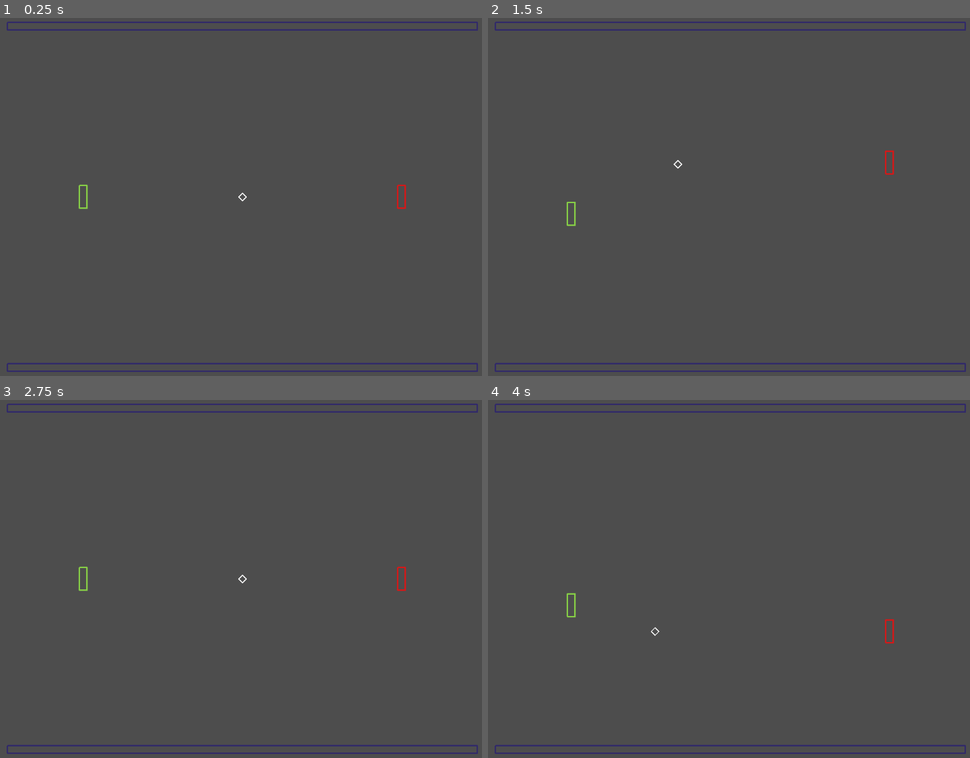
Above: before the commit, frames 1-4 (two rows, left to right).
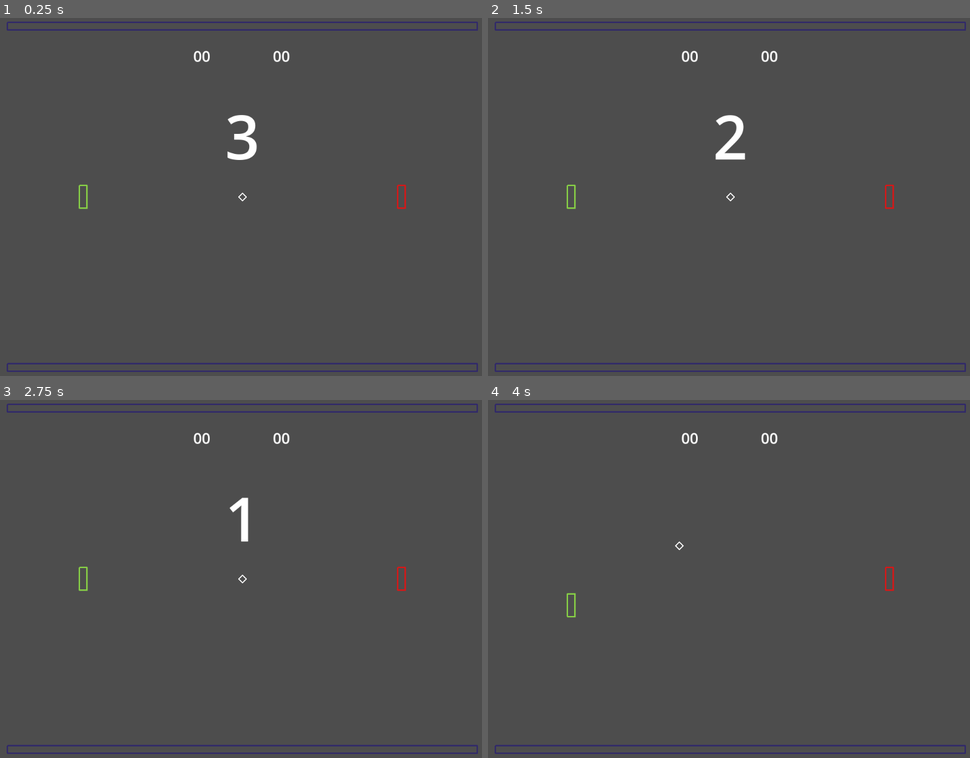
Above: after the commit, the same moments.

Repository: RoiCas/pomg69
Game: Godot game, scene res://managers/game_manager/game_manager.tscn
The game is run twice, just before and just after one commit, with the same random seed, the same clock (stepped at 60 frames per second) and the same inputs.
Inputs:
- Up to frame 1 (0.25 s): no input
- Up to frame 2 (1.5 s): tap Enter (ui_accept) at 0.5 s; hold Enter (ui_accept) 0.53-1.28 s; tap S (Y_NEG) at 1.35 s
- Up to frame 3 (2.75 s): tap Enter (ui_accept) at 1.52, 1.55, 1.82 s; hold Enter (ui_accept) from 2.03 s (still down); tap W (Y_POS) at 2.1 s
- Up to frame 4 (4 s): release Enter (ui_accept) at 2.78 s; tap Enter (ui_accept) at 2.85, 3.02, 3.32 s; hold Enter (ui_accept) from 3.53 s (still down); tap S (Y_NEG) at 3.6 s

The runs differ from the first frame. In frame 1, 0.5% of the frame differs, in the area x 40-61%, y 9-40%; in frame 2, 0.7%, in the area x 16-85%, y 9-59%; in frame 3, 0.4%; in frame 4, 0.3%.

Commit message:
Cambios varios

Diff:
--- a/actors/ball/ball.gd
+++ b/actors/ball/ball.gd
@@ -3,6 +3,7 @@
 
 
 const _INIT_SPEED : float = Common.UNIT_SIZE * 8.5
+const _SPEED_INCREMENT_PERCENT : float = 0.015
 
 #Solo se define una vez. Al inicio
 @onready var _init_pos : Vector2 = self.global_position
@@ -13,15 +14,11 @@
     _move_dir = val.normalized()
 
 
-func _unhandled_input(event: InputEvent) -> void:
-  if(event.is_action_pressed("ui_accept") == true):
-    _move_dir = Vector2.LEFT
-    reset_speed()
-
-
 func _ready() -> void:
   GameManager.game_manager.round_end.connect(on_round_end)
   GameManager.game_manager.round_start.connect(on_round_start)
+  GameManager.game_manager.game_end.connect(on_game_end)
+  reset_ball()
 
 
 func _physics_process(delta: float) -> void:
@@ -78,17 +75,23 @@
 
 func bounce_ball(new_dir: Vector2) -> void:
   _move_dir = new_dir
+  _current_speed += _current_speed * _SPEED_INCREMENT_PERCENT
 
 
-func reset_speed() -> void:
+func reset_ball() -> void:
   _current_speed = _INIT_SPEED
+  _move_dir = Vector2.ZERO
+  global_position = _init_pos
 
 
 func on_round_start() -> void:
-  pass
+  visible = true
+  _move_dir = Vector2.LEFT
 
 
 func on_round_end() -> void:
-  reset_speed()
-  _move_dir = Vector2.ZERO
-  global_position = _init_pos
+  reset_ball()
+
+func on_game_end() -> void:
+  reset_ball()
+  visible = false
--- a/actors/enemy/enemy.gd
+++ b/actors/enemy/enemy.gd
@@ -1,7 +1,18 @@
 class_name Enemy
 extends Paddle
 
+@export_category("VARS")
+@export_range(1, 6, 1, "suffix:UNITS") var _check_range : int = 5
+
 var _target_ball : Ball = null
+
+
+func _ready() -> void:
+  if(Engine.is_editor_hint() == true):
+    set_physics_process(false)
+    return
+
+  super._ready()
 
 
 func _physics_process(delta: float) -> void:
@@ -15,6 +26,15 @@
 func chase_ball(delta: float) -> void:
   assert(_target_ball != null, "Missing target ball")
 
-  var mov_dir : int = int(signf(_target_ball.global_position.y - global_position.y))
+  var ball_pos_diff : float = _target_ball.global_position.y - global_position.y
+  var dist_to_ball : float = absf(ball_pos_diff)
+  var mov_dir : int = 0
+
+  var vert_rect_size : float = _paddle_collider.get_rect_size().y
+  var ball_is_far : bool = absf(_target_ball.global_position.x - global_position.x) > (_check_range * Common.UNIT_SIZE)
+
+  if(dist_to_ball > vert_rect_size / 2.0 && ball_is_far == false):
+    mov_dir = int(signf(ball_pos_diff))
+
 
   move_paddle(mov_dir, delta)
--- a/actors/enemy/enemy.tscn
+++ b/actors/enemy/enemy.tscn
@@ -8,6 +8,7 @@
 
 [node name="Enemy" instance=ExtResource("1_jqx28")]
 script = ExtResource("2_r6xaq")
+_check_range = 5
 
 [node name="Line2D" type="Line2D" parent="." index="0"]
 points = PackedVector2Array(-8, -24, 8, -24, 8, 24, -8, 24)
--- a/actors/paddle/paddle.gd
+++ b/actors/paddle/paddle.gd
@@ -2,7 +2,7 @@
 extends CharacterBody2D
 
 @export_category("REQUIRED")
-@export var _paddle_collider : PaddleCollider = null
+@export var _paddle_collider : PaddleCollider
 
 @export_category("VARS")
 ##UNIDADES / SEG
@@ -10,6 +10,8 @@
 @export_range(0.01, 1.0, 0.01, "or_greater", "suffix:secs") var _accel_secs : float = 0.12
 
 @onready var _init_pos : Vector2 = self.global_position
+
+var _can_move : bool = false
 
 ##Override.
 ##Se debe hacer super._ready() si se vuelve a implementar.
@@ -19,6 +21,9 @@
 
 
 func move_paddle(move_dir: int, delta: float) -> void:
+  if(_can_move == false):
+    return
+
   velocity.y += (((move_dir * _speed * Common.UNIT_SIZE) - velocity.y) / _accel_secs) * delta
   var collision : KinematicCollision2D = move_and_collide(velocity * delta)
   if(collision != null):
@@ -32,9 +37,10 @@
 
 
 func on_round_start() -> void:
-  pass
+  _can_move = true
 
 
 func on_round_end() -> void:
   global_position = _init_pos
   reset_velocity()
+  _can_move = false
--- a/actors/paddle/paddle_collider/paddle_collider.gd
+++ b/actors/paddle/paddle_collider/paddle_collider.gd
@@ -5,7 +5,7 @@
 const _MAX_PADDLE_SPEED : float = Common.UNIT_SIZE * 6.5
 
 @export_category("REQUIRED")
-@export var _coll_shape : CollisionShape2D = null
+@export var _coll_shape : CollisionShape2D
 
 @export_category("VARS")
 @export var _rect_size : Vector2i = Vector2i(16, 16):
--- /dev/null
+++ b/interface/end_message/end_message.gd
@@ -0,0 +1,42 @@
+class_name EndMessage
+extends CenterContainer
+
+signal restart_request()
+
+enum END_STATE {
+  WIN = 0,
+  LOSE = 1,
+}
+
+@export_category("REQUIRED")
+@export var _end_label : Label
+@export var _exit_button : Button
+@export var _replay_button : Button
+
+
+func _ready() -> void:
+  _exit_button.pressed.connect(on_exit_pressed)
+  _replay_button.pressed.connect(on_replay_pressed)
+
+  visible = false
+
+
+func show_message(state: END_STATE) -> void:
+  match state:
+    END_STATE.WIN:
+      _end_label.text = "¡VICTORIA!"
+    END_STATE.LOSE:
+      _end_label.text = "QUE MAL..."
+    _:
+      assert(false, "Invalid state")
+
+  visible = true
+
+
+func on_exit_pressed() -> void:
+  get_tree().quit()
+
+func on_replay_pressed() -> void:
+  #TODO: Hacer el restart
+  restart_request.emit()
+  visible = false
--- /dev/null
+++ b/interface/end_message/end_message.tscn
@@ -0,0 +1,40 @@
+[gd_scene load_steps=3 format=3 uid="uid://cwlqlssgprck0"]
+
+[ext_resource type="Script" uid="uid://o2es702ykf7v" path="res://interface/end_message/end_message.gd" id="1_1vqpg"]
+
+[sub_resource type="LabelSettings" id="LabelSettings_1x7d6"]
+font_size = 64
+
+[node name="EndMessage" type="CenterContainer" node_paths=PackedStringArray("_end_label", "_exit_button", "_replay_button")]
+offset_right = 40.0
+offset_bottom = 40.0
+use_top_left = true
+script = ExtResource("1_1vqpg")
+_end_label = NodePath("VBoxContainer/EndLabel")
+_exit_button = NodePath("VBoxContainer/HBoxContainer/ExitButton")
+_replay_button = NodePath("VBoxContainer/HBoxContainer/ReplayButton")
+
+[node name="VBoxContainer" type="VBoxContainer" parent="."]
+layout_mode = 2
+
+[node name="EndLabel" type="Label" parent="VBoxContainer"]
+layout_mode = 2
+text = "ESKIBIDI"
+label_settings = SubResource("LabelSettings_1x7d6")
+horizontal_alignment = 1
+vertical_alignment = 1
+
+[node name="HBoxContainer" type="HBoxContainer" parent="VBoxContainer"]
+custom_minimum_size = Vector2(0, 64)
+layout_mode = 2
+size_flags_horizontal = 4
+size_flags_vertical = 3
+alignment = 1
+
+[node name="ExitButton" type="Button" parent="VBoxContainer/HBoxContainer"]
+layout_mode = 2
+text = "SALIR"
+
+[node name="ReplayButton" type="Button" parent="VBoxContainer/HBoxContainer"]
+layout_mode = 2
+text = "OTRA"
--- /dev/null
+++ b/interface/round_start_counter/round_start_counter.gd
@@ -0,0 +1,33 @@
+class_name RoundStartCounter
+extends CenterContainer
+
+signal count_end()
+
+@export_category("REQUIRED")
+@export var _time_label : Label
+@export var _start_timer : Timer
+
+@export_category("VARS")
+@export_range(1, 5, 1, "or_greater", "suffix:SECS") var _count_time : int = 3
+
+func _ready() -> void:
+  _start_timer.timeout.connect(on_start_timer_timeout)
+
+
+func start_counter() -> void:
+  _start_timer.start(_count_time)
+  visible = true
+
+
+func on_start_timer_timeout() -> void:
+  count_end.emit()
+  visible = false
+
+
+func _process(_delta: float) -> void:
+  if(_start_timer.is_stopped() == false):
+    _time_label.text = secs_to_string(_start_timer.time_left)
+
+
+func secs_to_string(secs: float) -> String:
+  return str(int(secs + 1))
--- /dev/null
+++ b/interface/round_start_counter/round_start_counter.tscn
@@ -0,0 +1,24 @@
+[gd_scene load_steps=3 format=3 uid="uid://kltnt0m0xwoa"]
+
+[ext_resource type="Script" uid="uid://bdaamqocknvym" path="res://interface/round_start_counter/round_start_counter.gd" id="1_kh0u6"]
+
+[sub_resource type="LabelSettings" id="LabelSettings_i7yek"]
+font_size = 128
+
+[node name="RoundStartCounter" type="CenterContainer" node_paths=PackedStringArray("_time_label", "_start_timer")]
+offset_right = 40.0
+offset_bottom = 40.0
+use_top_left = true
+script = ExtResource("1_kh0u6")
+_time_label = NodePath("TimeLabel")
+_start_timer = NodePath("StartTimer")
+
+[node name="TimeLabel" type="Label" parent="."]
+layout_mode = 2
+text = "3"
+label_settings = SubResource("LabelSettings_i7yek")
+horizontal_alignment = 1
+vertical_alignment = 1
+
+[node name="StartTimer" type="Timer" parent="."]
+one_shot = true
--- /dev/null
+++ b/interface/score_manager/score_manager.gd
@@ -0,0 +1,55 @@
+class_name ScoreManager
+extends Control
+
+enum WINNER_TYPE {
+  NONE = 0,
+  PLAYER = 1,
+  ENEMY = 2,
+}
+
+@export_category("REQUIRED")
+@export var _player_score_label : Label
+@export var _enemy_score_label : Label
+
+@export_category("VARS")
+@export_range(1, 16, 1, "suffix:points") var _max_score : int = 16
+
+var _player_score : int = 0
+var _enemy_score : int = 0
+
+
+func reset_score() -> void:
+  _player_score = 0
+  _enemy_score = 0
+
+  _player_score_label.text = score_to_string(_player_score)
+  _enemy_score_label.text = score_to_string(_enemy_score)
+
+
+func player_scored() -> void:
+  _player_score += 1
+  _player_score_label.text = score_to_string(_player_score)
+
+
+func enemy_scored() -> void:
+  _enemy_score += 1
+  _enemy_score_label.text = score_to_string(_enemy_score)
+
+
+func score_to_string(score: int) -> String:
+  var score_string : String = ""
+  @warning_ignore("integer_division")
+  var tens : int = score / 10
+  var units : int = score % 10
+
+  score_string = str(tens, units)
+  return score_string
+
+
+func get_winner() -> WINNER_TYPE:
+  if(_player_score >= _max_score):
+    return WINNER_TYPE.PLAYER
+  elif(_enemy_score >= _max_score):
+    return WINNER_TYPE.ENEMY
+
+  return WINNER_TYPE.NONE
--- /dev/null
+++ b/interface/score_manager/score_manager.tscn
@@ -0,0 +1,33 @@
+[gd_scene load_steps=3 format=3 uid="uid://btqdsmexfylpe"]
+
+[ext_resource type="Script" uid="uid://bsuerc41joh86" path="res://interface/score_manager/score_manager.gd" id="1_mxaqr"]
+
+[sub_resource type="LabelSettings" id="LabelSettings_1nr2e"]
+font_size = 32
+
+[node name="ScoreManager" type="Control" node_paths=PackedStringArray("_player_score_label", "_enemy_score_label")]
+layout_mode = 3
+anchors_preset = 0
+offset_right = 40.0
+offset_bottom = 40.0
+script = ExtResource("1_mxaqr")
+_player_score_label = NodePath("PlayerScore")
+_enemy_score_label = NodePath("EnemyScore")
+
+[node name="PlayerScore" type="Label" parent="."]
+layout_mode = 0
+offset_left = -104.0
+offset_top = -320.0
+offset_right = -64.0
+offset_bottom = -275.0
+text = "69"
+label_settings = SubResource("LabelSettings_1nr2e")
+
+[node name="EnemyScore" type="Label" parent="."]
+layout_mode = 0
+offset_left = 64.0
+offset_top = -320.0
+offset_right = 104.0
+offset_bottom = -275.0
+text = "69"
+label_settings = SubResource("LabelSettings_1nr2e")
--- a/managers/game_manager/game_manager.gd
+++ b/managers/game_manager/game_manager.gd
@@ -3,6 +3,7 @@
 
 signal round_start()
 signal round_end()
+signal game_end()
 
 static var game_manager : GameManager = null:
   set(val):
@@ -10,9 +11,12 @@
     game_manager = val
 
 @export_category("REQUIRED")
-@export var _game_area : Area2D = null
-@export var _ball : Ball = null
-@export var _enemy : Enemy = null
+@export var _game_area : Area2D
+@export var _ball : Ball
+@export var _enemy : Enemy
+@export var _score_manager : ScoreManager
+@export var _round_start_counter : RoundStartCounter
+@export var _end_message : EndMessage
 
 
 func _init() -> void:
@@ -20,17 +24,45 @@
 
 
 func _ready() -> void:
+  _round_start_counter.count_end.connect(start_round)
+
   start_game()
 
 
 func start_game() -> void:
-  _game_area.body_exited.connect(on_ball_exited)
+  if(_game_area.body_exited.is_connected(on_ball_exited) == false):
+    _game_area.body_exited.connect(on_ball_exited)
 
   _enemy.set_target_ball(_ball)
+  _score_manager.reset_score()
+  _round_start_counter.start_counter()
+
+
+func start_round() -> void:
+  round_start.emit()
 
 
 func on_ball_exited(exited_ball: Ball) -> void:
   if(is_instance_valid(exited_ball) == false):
     return
 
-  round_end.emit()
+  const DIR_TO_PLAYER : int = -1
+  var exit_dir : int = int(signf(exited_ball.global_position.x))
+
+  if(exit_dir == DIR_TO_PLAYER):
+    #Metió Enemy
+    _score_manager.enemy_scored()
+  else:
+    #Metió Player
+    _score_manager.player_scored()
+
+  match _score_manager.get_winner():
+    ScoreManager.WINNER_TYPE.NONE:
+      round_end.emit()
+      _round_start_counter.start_counter()
+    ScoreManager.WINNER_TYPE.PLAYER:
+      game_end.emit()
+      _end_message.show_message(EndMessage.END_STATE.WIN)
+    ScoreManager.WINNER_TYPE.ENEMY:
+      game_end.emit()
+      _end_message.show_message(EndMessage.END_STATE.LOSE)
--- a/managers/game_manager/game_manager.tscn
+++ b/managers/game_manager/game_manager.tscn
@@ -1,19 +1,25 @@
-[gd_scene load_steps=7 format=3 uid="uid://bhxs207u1q1q6"]
+[gd_scene load_steps=10 format=3 uid="uid://bhxs207u1q1q6"]
 
 [ext_resource type="Script" uid="uid://b2g1ucsuey8ld" path="res://managers/game_manager/game_manager.gd" id="1_lh1k3"]
 [ext_resource type="PackedScene" uid="uid://ccocan3mdcvgc" path="res://actors/player/player.tscn" id="2_dmudu"]
 [ext_resource type="PackedScene" uid="uid://dbfvsn5y6752t" path="res://actors/ball/ball.tscn" id="3_f7s5u"]
 [ext_resource type="PackedScene" uid="uid://d3k2n7a4xgrtu" path="res://scenery/wall/wall.tscn" id="3_xl6yf"]
 [ext_resource type="PackedScene" uid="uid://bww8pnsxl7ov8" path="res://actors/enemy/enemy.tscn" id="4_1nr2e"]
+[ext_resource type="PackedScene" uid="uid://btqdsmexfylpe" path="res://interface/score_manager/score_manager.tscn" id="6_q3g20"]
+[ext_resource type="PackedScene" uid="uid://kltnt0m0xwoa" path="res://interface/round_start_counter/round_start_counter.tscn" id="7_3hdek"]
+[ext_resource type="PackedScene" uid="uid://cwlqlssgprck0" path="res://interface/end_message/end_message.tscn" id="8_qtb8k"]
 
 [sub_resource type="RectangleShape2D" id="RectangleShape2D_f7s5u"]
 size = Vector2(1056, 800)
 
-[node name="GameManager" type="Node" node_paths=PackedStringArray("_game_area", "_ball", "_enemy")]
+[node name="GameManager" type="Node" node_paths=PackedStringArray("_game_area", "_ball", "_enemy", "_score_manager", "_round_start_counter", "_end_message")]
 script = ExtResource("1_lh1k3")
 _game_area = NodePath("GameArea")
 _ball = NodePath("Actors/Ball")
 _enemy = NodePath("Actors/Enemy")
+_score_manager = NodePath("ScoreManager")
+_round_start_counter = NodePath("RoundStartCounter")
+_end_message = NodePath("EndMessage")
 
 [node name="Camera2D" type="Camera2D" parent="."]
 
@@ -45,3 +51,13 @@
 
 [node name="Wall2" parent="Walls" instance=ExtResource("3_xl6yf")]
 position = Vector2(0, 360)
+
+[node name="ScoreManager" parent="." instance=ExtResource("6_q3g20")]
+_max_score = 1
+
+[node name="RoundStartCounter" parent="." instance=ExtResource("7_3hdek")]
+offset_top = -128.0
+offset_bottom = -88.0
+
+[node name="EndMessage" parent="." instance=ExtResource("8_qtb8k")]
+visible = false
Not shown, added: interface/end_message/end_message.gd.uid
Not shown, added: interface/round_start_counter/round_start_counter.gd.uid
Not shown, added: interface/score_manager/score_manager.gd.uid
